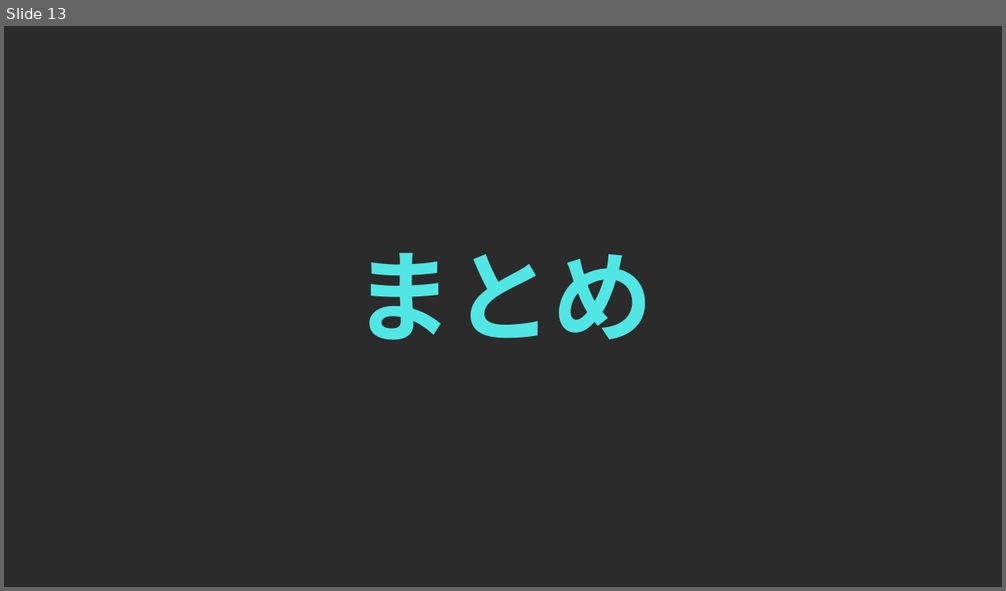
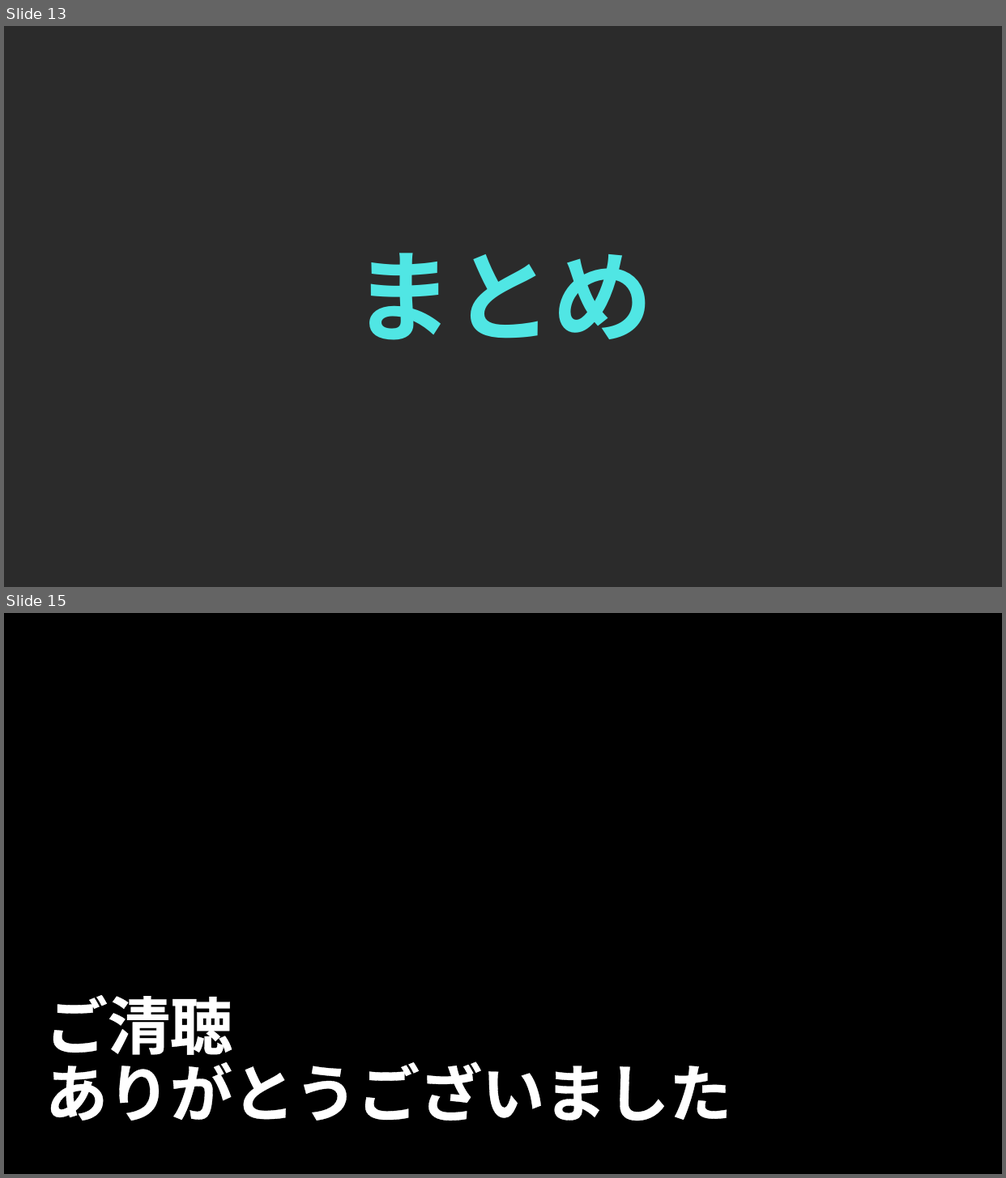
Before and after one commit to Fir4fly/Graduation-Project_specification, a slide deck: 総合制作実習.pptx. Shown one above the other, each under a label of ours: slide 13 before the commit, slides 13 and 15 after it; the slides between them are not shown. The pictures are 1006x591 and 1006x1178 pixels, drawn with LibreOffice and Linux fonts; fonts in the diff are those of the drawing; background and template pictures are left out; a plain dark background stands for a picture behind light text. Boxes give left, top, right and bottom in pixels: in the first picture for what was removed or moved away, otherwise in the second. Text is boxed around its words. In the diff, an @@ line names an element or a change of style, - is before the commit and + after.

```diff
--- a/総合制作実習.pptx
+++ b/総合制作実習.pptx
@@ slide 15 added at [4,613,1002,1174], background picture (left out) @@
@@ rectangle added at [4,613,688,1174], fill gradient #000000 @@
@@ title added at [45,995,731,1121], 60 pt, text #FFFFFF, bold @@
+ご清聴
+ありがとうございました
```
Also in this commit, not shown: 1 slide changed, 1 other file.
